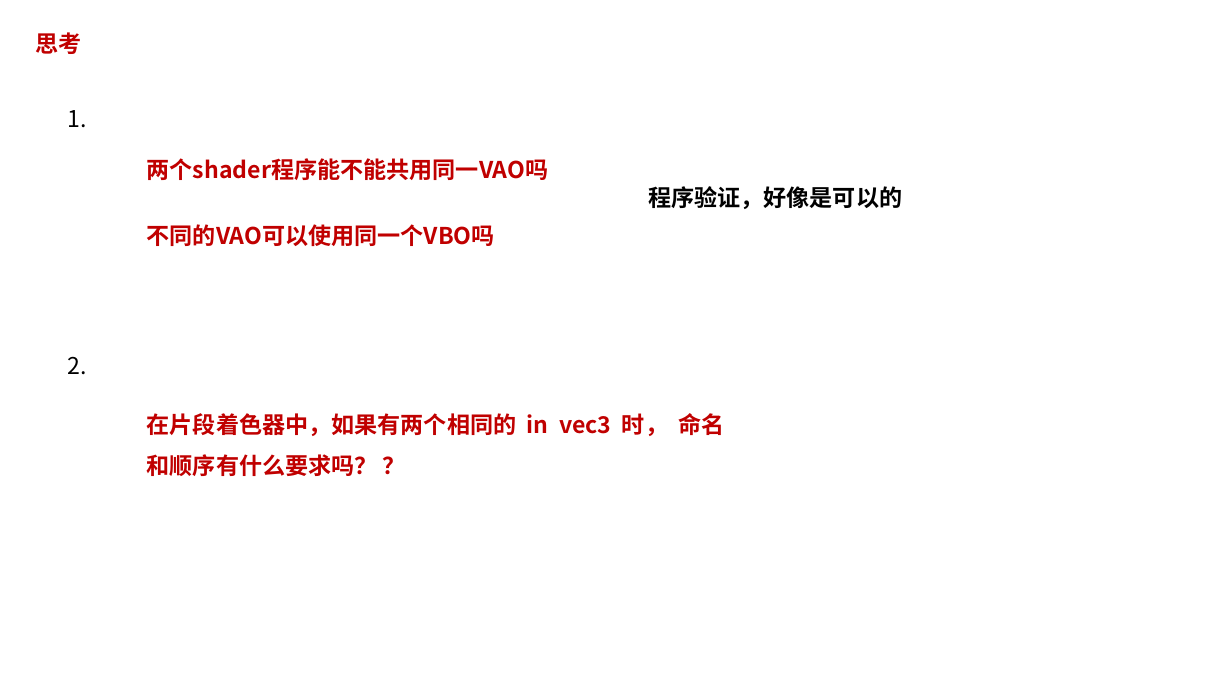
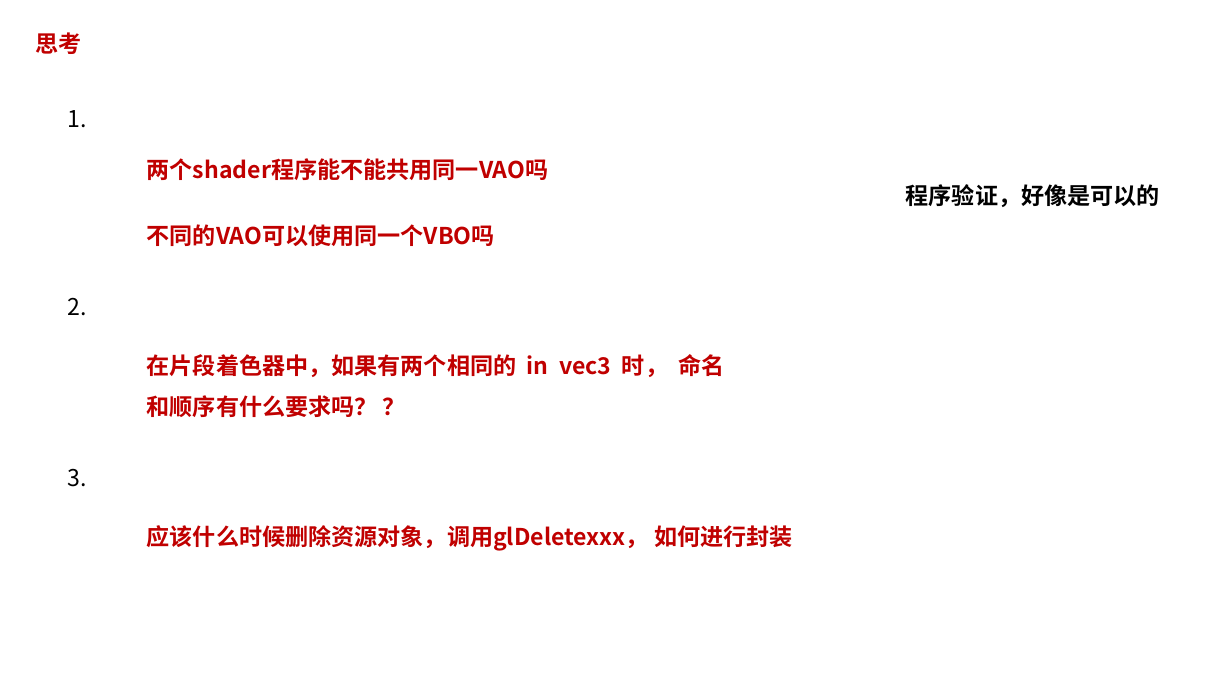
Before and after one commit to pczpcz/OpenglLearning, a slide deck: slide 30 of note/note.pptx (slide 26 before the commit). Drawn at 1232x693 pixels with LibreOffice and Linux fonts; fonts in the diff are those of the drawing. Boxes give left, top, right and bottom in pixels: in the first picture for what was removed or moved away, otherwise in the second. Text is boxed around its words. In the diff, an @@ line names an element or a change of style, - is before the commit and + after.

```diff
--- a/note/note.pptx
+++ b/note/note.pptx
@@ text "程序验证，好像是可以的" moved from (x1=648, y1=186, x2=902, y2=209) to (x1=906, y1=184, x2=1160, y2=207) @@
@@ text "2." moved from (x1=68, y1=356, x2=87, y2=375) to (x1=68, y1=297, x2=87, y2=316) @@
@@ text "在片段着色器中，如果有两个相同的 in vec3 时， 命名和顺序有什么要求吗？ ..." moved from (x1=147, y1=413, x2=725, y2=476) to (x1=147, y1=354, x2=725, y2=417) @@
@@ text added at (x1=68, y1=468, x2=87, y2=487), 18 pt, text #000000 @@
+3.
@@ text added at (x1=147, y1=525, x2=793, y2=551), 18 pt, text #C00000, bold @@
+应该什么时候删除资源对象，调用glDeletexxx， 如何进行封装
```
Also in this commit, not shown: 3 other slides changed, 4 slides added.
